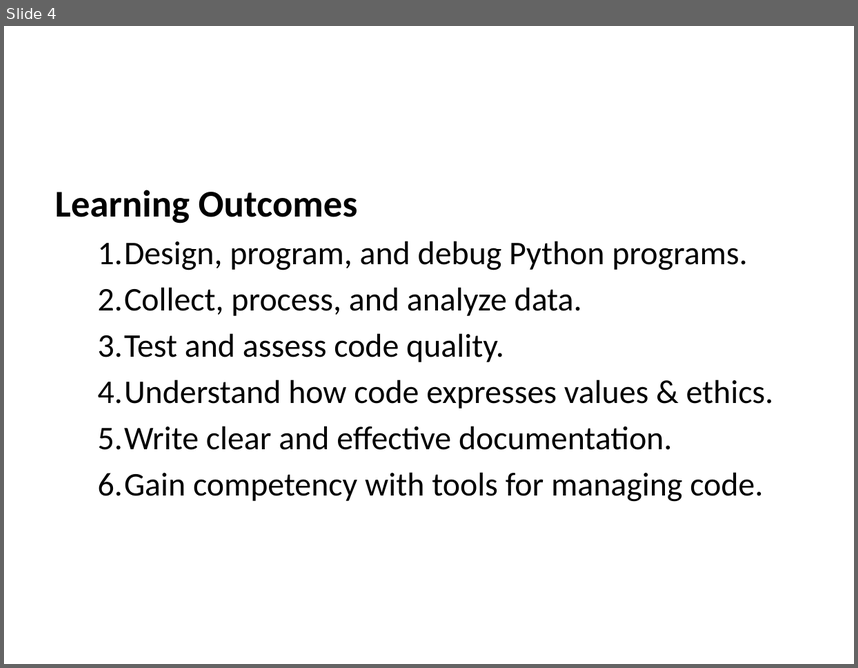
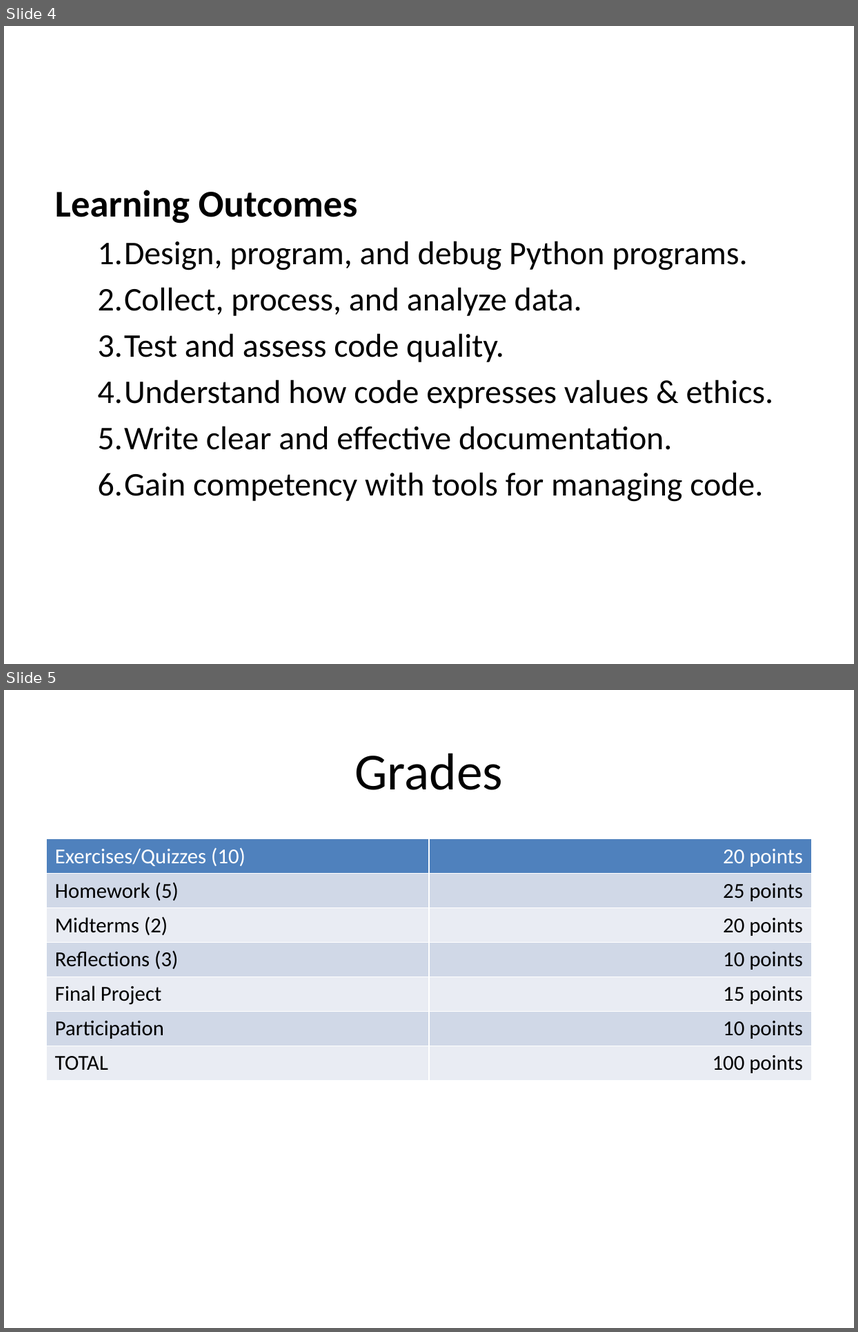
Before and after one commit to edsu/inst326, a slide deck: modules/introduction/105/slides.pptx. Shown one above the other, each under a label of ours: slide 4 before the commit, slides 4 and 5 after it. The pictures are 858x668 and 858x1332 pixels, drawn with LibreOffice and Linux fonts; fonts in the diff are those of the drawing. Boxes give left, top, right and bottom in pixels: in the first picture for what was removed or moved away, otherwise in the second. Text is boxed around its words. In the diff, an @@ line names an element or a change of style, - is before the commit and + after.

```diff
--- a/modules/introduction/105/slides.pptx
+++ b/modules/introduction/105/slides.pptx
@@ slide 5 added at [4,690,854,1328], background #FFFFFF @@
@@ title added at [355,753,504,790], 44 pt, text #000000 @@
+Grades
@@ table added at [47,839,811,1259], 7 rows, 2 columns @@
+Exercises/Quizzes (10) | 20 points
+Homework (5) | 25 points
+Midterms (2) | 20 points
+Reflections (3) | 10 points
+Final Project | 15 points
+Participation | 10 points
+TOTAL | 100 points
```
Also in this commit, not shown: 3 other slides added, 5 other files.
